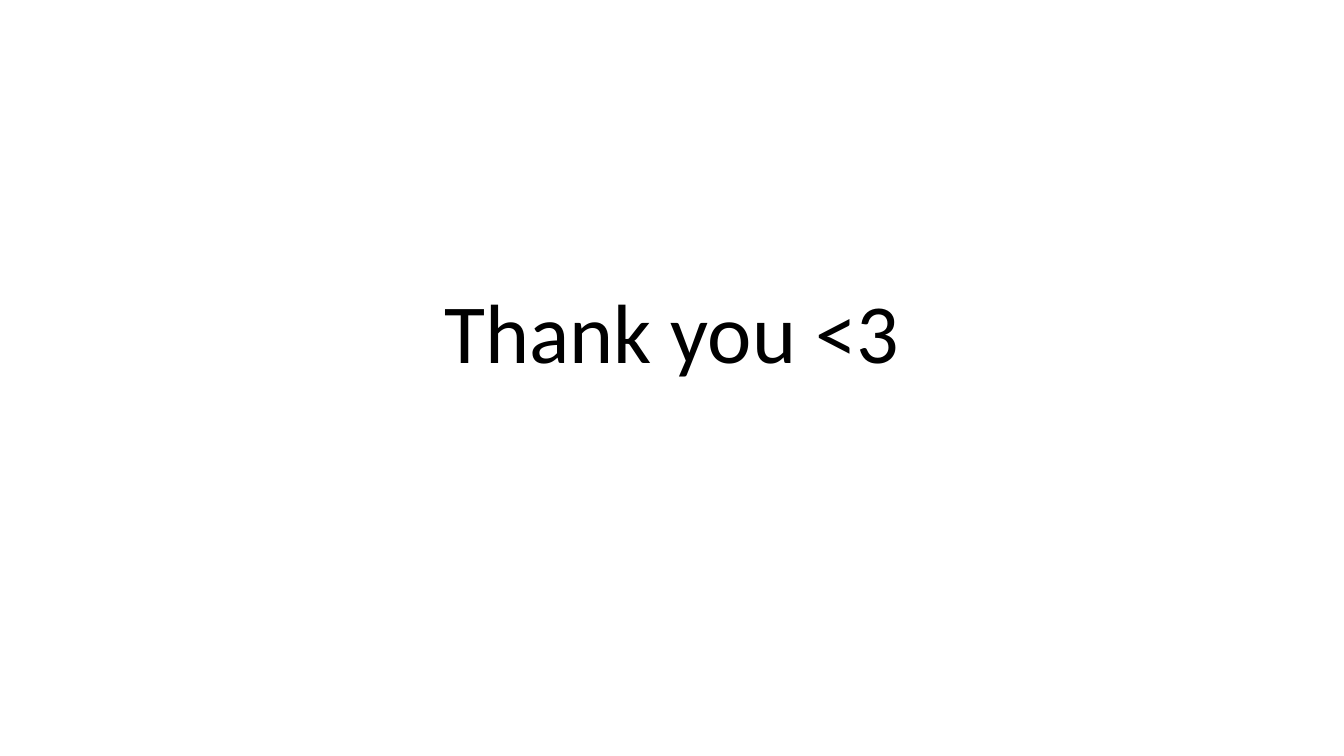
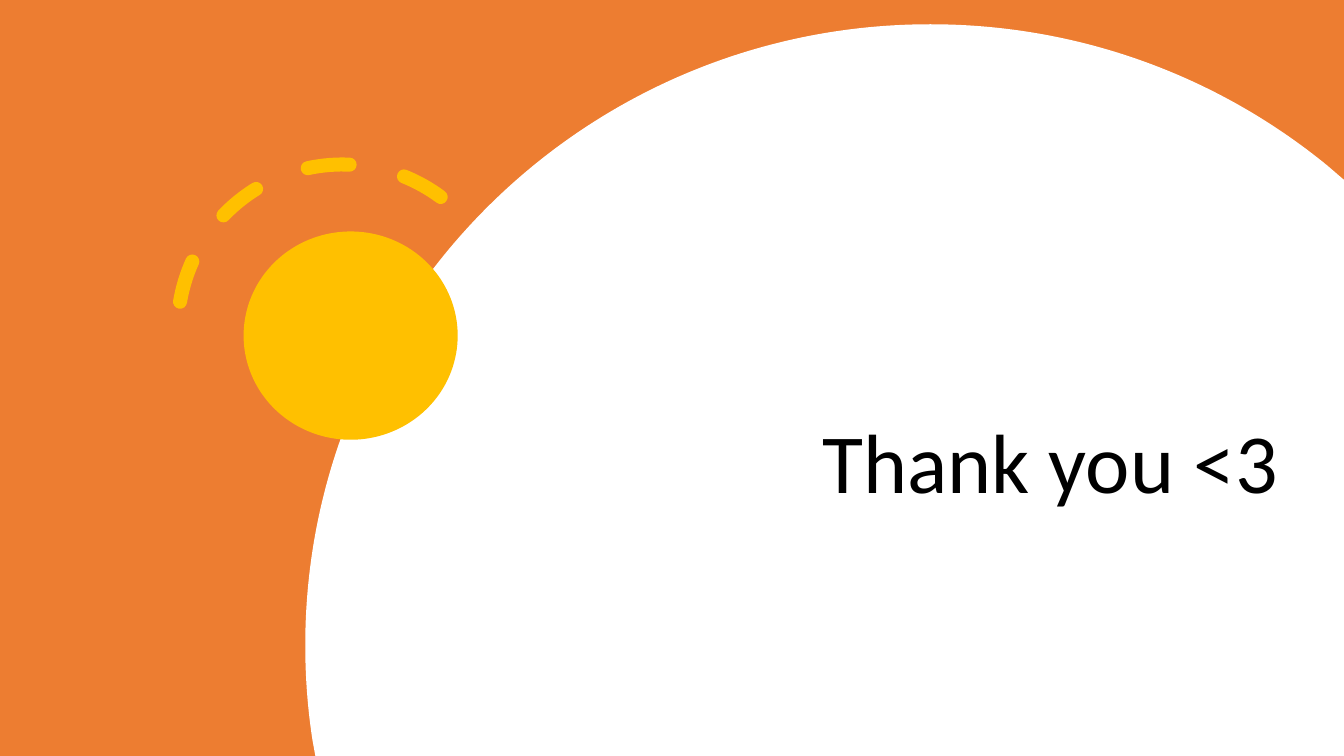
Before and after one commit to vladoiliev02/online-store, a slide deck: slide 8 of presentation.pptx. Drawn at 1344x756 pixels with LibreOffice and Linux fonts; fonts in the diff are those of the drawing. Boxes give left, top, right and bottom in pixels: in the first picture for what was removed or moved away, otherwise in the second. Text is boxed around its words. In the diff, an @@ line names an element or a change of style, - is before the commit and + after.

Commit message:
Style presentation

```diff
--- a/presentation.pptx
+++ b/presentation.pptx
@@ rectangle added at [0, 0, 1344, 756], fill #ED7D31 @@
@@ freeform shape added at [306, 24, 1344, 756], fill #FFFFFF @@
@@ arc (boxed as its full ellipse) added at [111, 97, 574, 561], outline #FFC000 10 pt dashed @@
@@ ellipse added at [244, 232, 458, 441], fill #FFC000 @@
@@ title "Thank you <3": place and size @@
-title "Thank you <3" at [444, 304, 899, 377]
+title "Thank you <3" at [822, 434, 1277, 507]
@@ title "Thank you <3" at [822, 434, 1277, 507]: alignment centre to right @@
```
Also in this commit, not shown: 7 other slides changed.
